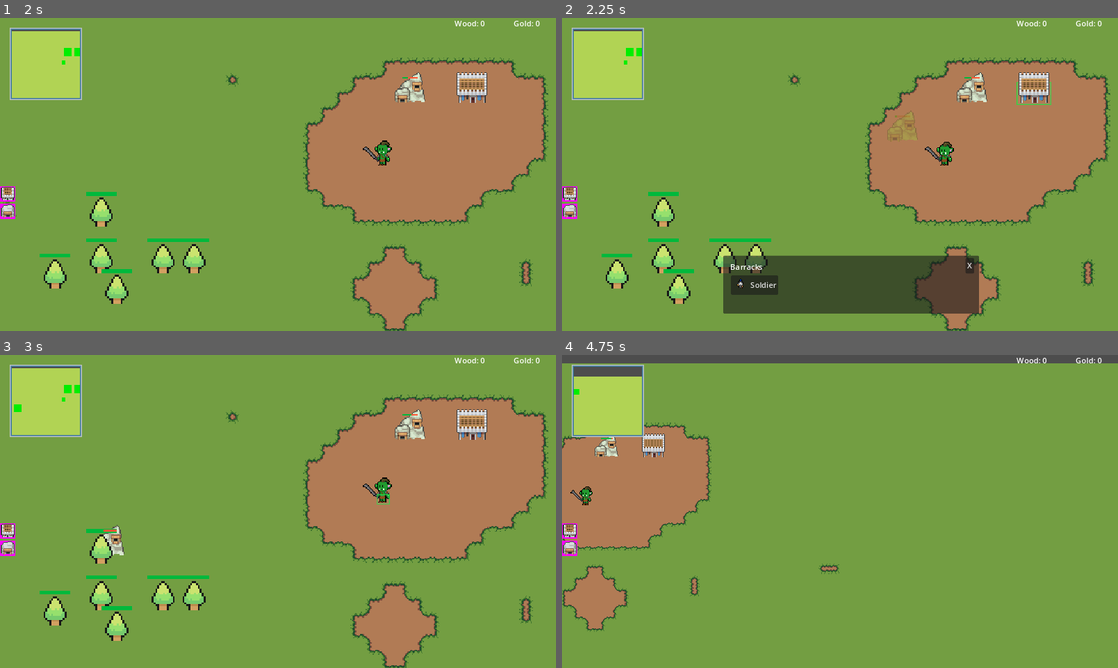
Above: before the commit, frames 1-4 (two rows, left to right).
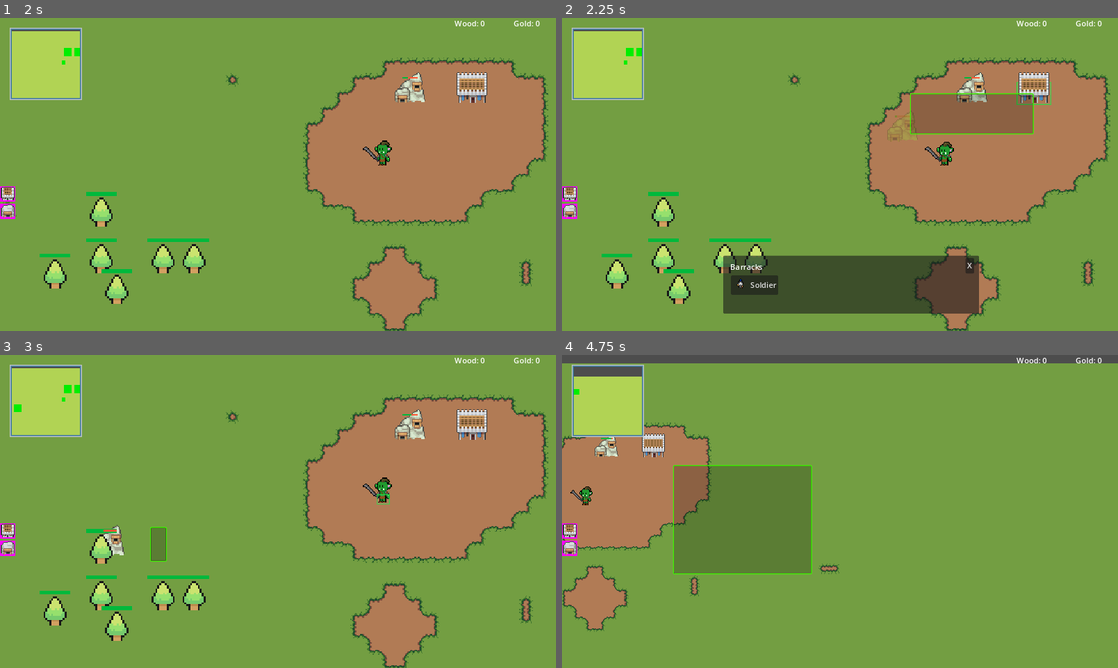
Above: after the commit, the same moments.

Repository: TicTacJoel/RTS-2D
Game: Godot game, scene res://scenes/main/world.tscn
Same seed, same stepped clock (60 frames per second), same inputs: the game is played once before the commit and once after it.
Inputs (mouse positions are in pixels of both pictures, inside the frame that each line leads up to):
- Up to frame 1 (2 s): click (5, 193) at 0.5 s; click (5, 212) at 1.25 s
- Up to frame 2 (2.25 s): drag from (1034, 93) to (662, 218) at 2.02 s
- Up to frame 3 (3 s): drag from (166, 527) to (116, 630) at 2.77 s
- Up to frame 4 (4.75 s): move the mouse to (895, 442) at 3.52 s; hold Right (ui_right) 3.53-4.25 s; tap Mouse wheel down (WheelDown) at 3.6 s; drag from (812, 574) to (673, 464) at 4.27 s

Frame 1 is identical in both runs. In frame 2, 3.0% of the frame differs, in the area x 62-85%, y 24-38%; in frame 3, 0.3%; in frame 4, 8.7%, in the area x 19-45%, y 35-70%.

Commit message:
re-add selection indicator

Diff:
--- a/ui/camera.gd
+++ b/ui/camera.gd
@@ -19,7 +19,7 @@
 var endV = Vector2()
 var isDragging = false
 
-@onready var box = get_node("../UI/HUD/Panel")
+@onready var box = get_node("../UI/HUD/Selector")
 
 signal area_selected
 signal start_move_selection
--- a/ui/ui.tscn
+++ b/ui/ui.tscn
@@ -43,8 +43,7 @@
 grow_vertical = 2
 mouse_filter = 2
 
-[node name="Panel" type="Panel" parent="HUD"]
-visible = false
+[node name="Selector" type="Panel" parent="HUD"]
 layout_mode = 0
 theme_override_styles/panel = SubResource("StyleBoxFlat_8sg6c")
 
Not shown: 1 places in scenes/main/world.tscn that only renumber resources
